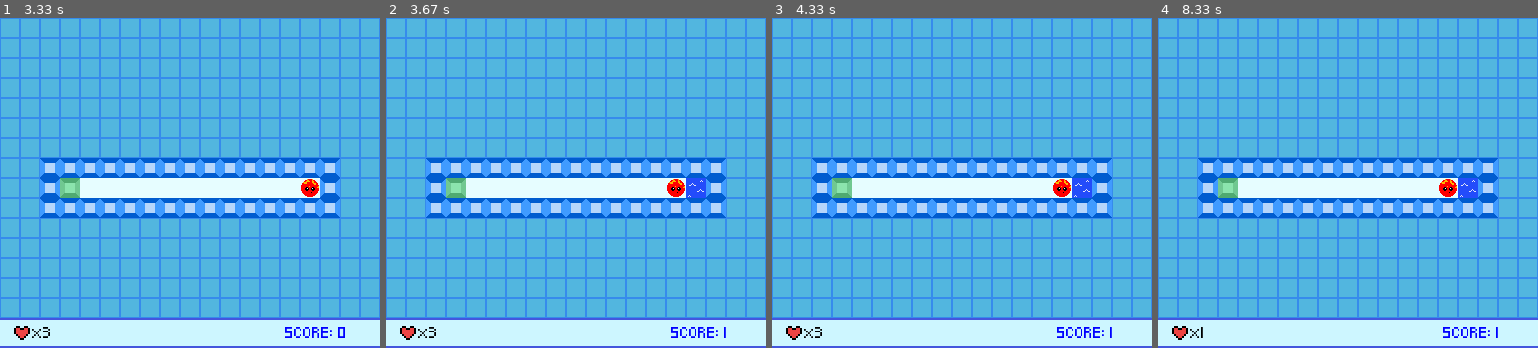
Above: before the commit, frames 1-4 (left to right).
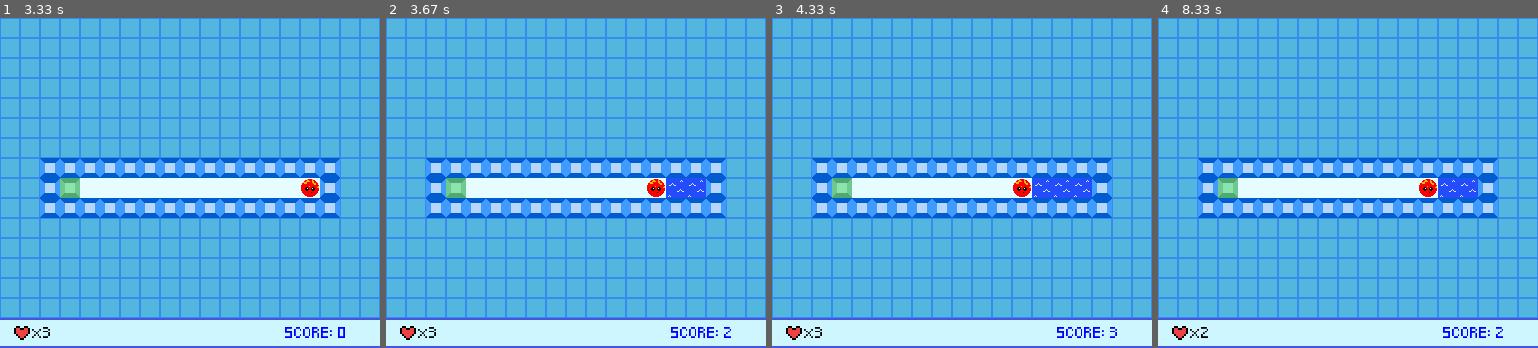
Above: after the commit, the same moments.

Repository: Pablo1Gustavo/Thin-Ice-Club-Penguin-PyGame
Game: pygame game, started from src/__main__.py
Two runs of this game, one before a commit and one after it. Both use one fixed random seed, a clock stepped at 60 frames per second and the inputs below.
Inputs:
- Up to frame 1 (3.33 s): hold F5 0.33-0.8 s; hold Right 0.33-0.8 s
- Up to frame 2 (3.67 s): hold Left from 3.4 s (still down)
- Up to frame 3 (4.33 s): release Left at 3.87 s
- Up to frame 4 (8.33 s): hold Right 4.4-5.03 s; tap F5 at 5.57 s; hold Left 6.17-6.63 s; hold Right 6.67-7.15 s; hold Left from 8.12 s (still down)

Frame 1 is identical in both runs. In frame 2, 0.6% of the frame differs, in the area x 68-91%, y 48-97%; in frame 3, 0.9%, in the area x 63-91%, y 48-97%; in frame 4, 0.6%.

Commit message:
feat: repeat movement and restart with F5

Diff:
--- a/src/game.py
+++ b/src/game.py
@@ -28,6 +28,7 @@
 class Game:
     def __init__(self) -> None:
         pygame.init()
+        pygame.key.set_repeat(200, 150)
         self.screen = pygame.display.set_mode(WINDOW_SIZE)
         pygame.display.set_caption("Thin Ice")
         self.font = pygame.font.Font(ROOT / "Fonts/Pixeled.ttf", 9)
@@ -55,6 +56,7 @@
             (ROOT / "Levels").glob("level*.toml"),
             key=lambda path: int(path.stem.removeprefix("level")),
         )
+        self.held_actions = set()
         self.restart()
 
     def restart(self) -> None:
@@ -124,10 +126,18 @@
                 match event.type:
                     case pygame.QUIT:
                         running = False
+                    case pygame.KEYUP:
+                        self.held_actions.discard(event.key)
                     case pygame.KEYDOWN:
+                        if event.key == pygame.K_F5:
+                            if event.key in self.held_actions:
+                                continue
+                            self.held_actions.add(event.key)
                         match event.key:
                             case pygame.K_ESCAPE:
                                 running = False
+                            case pygame.K_F5:
+                                self.restart()
                             case pygame.K_r if self.won:
                                 self.restart()
                             case key if not self.won and key in DIRECTIONS:
Not shown, changed: README.md
